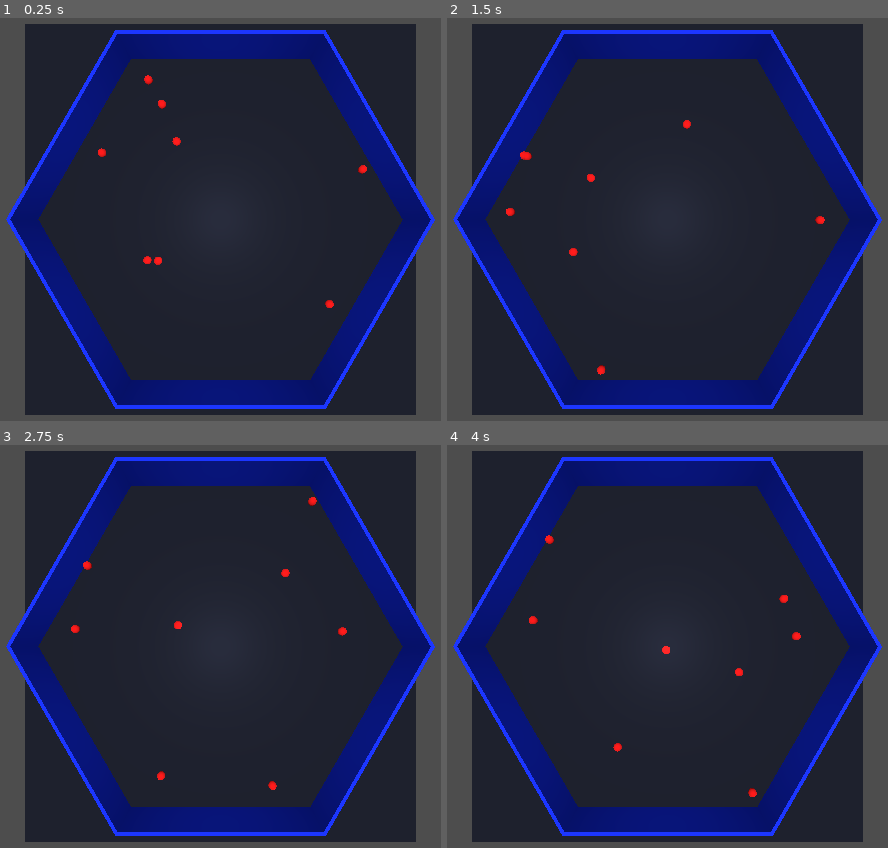
Above: before the commit, frames 1-4 (two rows, left to right).
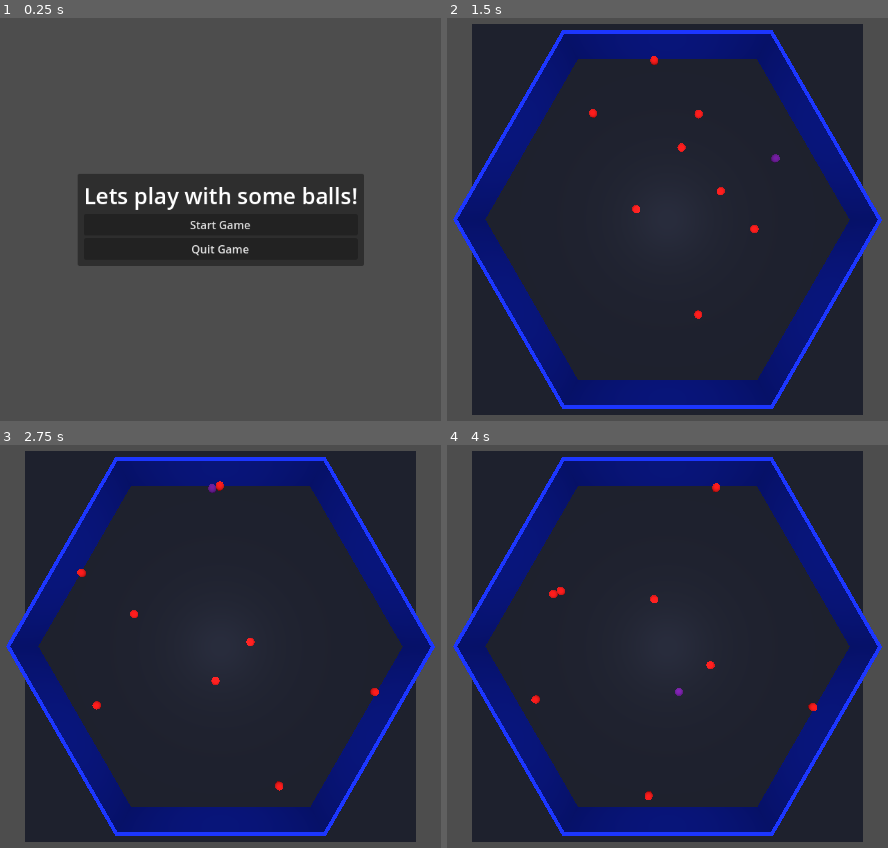
Above: after the commit, the same moments.

Repository: Shahriar-Kariman/ball_escape_game
Game: Godot game, scene res://main_menu.tscn
Same seed, same stepped clock (60 frames per second), same inputs: the game is played once before the commit and once after it. Before the commit the project starts from res://main.tscn.
Inputs (mouse positions are in pixels of both pictures, inside the frame that each line leads up to):
- Up to frame 1 (0.25 s): no input
- Up to frame 2 (1.5 s): click (667, 223) at 0.5 s, where only the run after the commit has a clickable "Start Game"; hold D (right, bound only after the commit) from 1.28 s (still down)
- Up to frame 3 (2.75 s): release D (right, bound only after the commit) at 2.03 s; hold S (down, bound only after the commit) from 2.03 s (still down)
- Up to frame 4 (4 s): release S (down, bound only after the commit) at 2.78 s; hold D (right, bound only after the commit) 2.78-3.53 s; hold W (up, bound only after the commit) from 3.53 s (still down)

The runs differ from the first frame. In frame 1, 74% of the frame differs, in the area x 1-99%, y 1-99%; in frame 2, 0.5%; in frame 3, 0.6%; in frame 4, 0.6%.

Commit message:
Did everything upto the requirments.

Diff:
--- /dev/null
+++ b/CRSpline.gd
@@ -0,0 +1,23 @@
+
+class_name CRSpline
+
+var controlPoints = [Vector3(-10.0, 3.0, -6.0), \
+	Vector3(-8.0, 4.0, -2.0), \
+	Vector3(-6.0, 5.0, 2.0), \
+	Vector3(-4.0, 6.0, 6.0), \
+	Vector3(-6.0, 5.0, 8.0), \
+	Vector3(-8.0, 4.0, 2.0), \
+	Vector3(-10.0, 4.0, -2.0)]
+
+func compute(start, t):
+	var p0 = controlPoints[start - 1]
+	var p1 = controlPoints[start]
+	var p2 = controlPoints[start + 1]
+	var p3 = controlPoints[start + 2]
+
+	var  pos = 0.5 * ((2 * p1) + (-p0 + p2) * t + (2 * p0 - 5 * p1 + 4 * p2 - p3) * t * t + (-p0 + 3 * p1 - 3 * p2 + p3) * t * t * t)
+
+	return pos
+
+func getSize():
+	return controlPoints.size()
--- /dev/null
+++ b/ball.tres
@@ -0,0 +1,7 @@
+[gd_resource type="SphereMesh" load_steps=2 format=3 uid="uid://ds5un8jm40qkv"]
+
+[sub_resource type="StandardMaterial3D" id="StandardMaterial3D_k05qd"]
+albedo_color = Color(1, 0, 0, 1)
+
+[resource]
+material = SubResource("StandardMaterial3D_k05qd")
--- a/ball.tscn
+++ b/ball.tscn
@@ -1,20 +1,15 @@
-[gd_scene load_steps=7 format=3 uid="uid://dtb7hy3hgbl53"]
+[gd_scene load_steps=6 format=3 uid="uid://dtb7hy3hgbl53"]
 
 [ext_resource type="Script" path="res://ball_controller.gd" id="1_e7drf"]
 [ext_resource type="PhysicsMaterial" uid="uid://cxfwwhm2s2j6m" path="res://bounce_mat.tres" id="1_hqvr3"]
+[ext_resource type="SphereMesh" uid="uid://ds5un8jm40qkv" path="res://ball.tres" id="3_deesj"]
 [ext_resource type="AudioStream" uid="uid://v4ms42iqwsun" path="res://mixkit-game-ball-tap-2073.wav" id="3_j1t7s"]
 
 [sub_resource type="SphereShape3D" id="SphereShape3D_u5q3j"]
 
-[sub_resource type="StandardMaterial3D" id="StandardMaterial3D_k05qd"]
-albedo_color = Color(1, 0, 0, 1)
-
-[sub_resource type="SphereMesh" id="SphereMesh_yp7yl"]
-material = SubResource("StandardMaterial3D_k05qd")
-
 [node name="ball" type="RigidBody3D"]
 collision_layer = 2
-collision_mask = 5
+collision_mask = 15
 mass = 0.5
 physics_material_override = ExtResource("1_hqvr3")
 max_contacts_reported = 99999
@@ -27,7 +22,7 @@
 
 [node name="MeshInstance3D" type="MeshInstance3D" parent="."]
 transform = Transform3D(0.25, 0, 0, 0, 0.25, 0, 0, 0, 0.25, 0, 0, 0)
-mesh = SubResource("SphereMesh_yp7yl")
+mesh = ExtResource("3_deesj")
 
 [node name="AudioStreamPlayer" type="AudioStreamPlayer" parent="."]
 stream = ExtResource("3_j1t7s")
--- a/bounce_mat.tres
+++ b/bounce_mat.tres
@@ -1,5 +1,5 @@
 [gd_resource type="PhysicsMaterial" format=3 uid="uid://cxfwwhm2s2j6m"]
 
 [resource]
-friction = 0.5
+friction = 0.3
 bounce = 0.89
--- /dev/null
+++ b/camera_controller.gd
@@ -0,0 +1,38 @@
+extends Node3D
+
+@export var staticCamera : Camera3D
+@export var  followCamera : Camera3D
+@export var  springCamera : Camera3D
+@export var  orbitCamera : Camera3D
+@export var  firstPersonCamera : Camera3D
+@export var  splineCamera : Camera3D
+
+
+enum CameraTypes {Static, follow, spring, orbit, firstPerson, spline}
+@export var choice = CameraTypes.Static
+
+# Called when the node enters the scene tree for the first time.
+func _ready():
+	staticCamera.current = false
+	followCamera.current = false
+	springCamera.current = false
+	orbitCamera.current = false
+	firstPersonCamera.current = false
+	splineCamera.current = false
+
+	if choice == CameraTypes.Static:
+		staticCamera.make_current()
+	if choice == CameraTypes.follow:
+		followCamera.make_current()
+	if choice == CameraTypes.spring:
+		springCamera.make_current()
+	if choice == CameraTypes.orbit:
+		orbitCamera.make_current()
+	if choice == CameraTypes.firstPerson:
+		firstPersonCamera.make_current()
+	if choice == CameraTypes.spline:
+		splineCamera.make_current()
+
+# Called every frame. 'delta' is the elapsed time since the previous frame.
+func _process(delta):
+	pass
--- /dev/null
+++ b/first_person_camera_controller.gd
@@ -0,0 +1,14 @@
+extends Camera3D
+
+@export var target : Node3D
+
+var offset : Vector3
+
+# Called when the node enters the scene tree for the first time.
+func _ready():
+	position = Vector3(0,0.16,0)
+	offset = position - target.position
+
+# Called every frame. 'delta' is the elapsed time since the previous frame.
+func _process(delta):
+	position = target.position + offset
--- /dev/null
+++ b/floor.tres
@@ -0,0 +1,7 @@
+[gd_resource type="BoxMesh" load_steps=2 format=3 uid="uid://5qb2tghm0ci0"]
+
+[sub_resource type="StandardMaterial3D" id="StandardMaterial3D_eumil"]
+albedo_color = Color(0.0392157, 0.0627451, 0.133333, 1)
+
+[resource]
+material = SubResource("StandardMaterial3D_eumil")
--- /dev/null
+++ b/follow_camera_controller.gd
@@ -0,0 +1,13 @@
+extends Camera3D
+
+@export var target : Node3D
+
+var offset : Vector3
+
+# Called when the node enters the scene tree for the first time.
+func _ready():
+	offset = position - target.position
+
+# Called every frame. 'delta' is the elapsed time since the previous frame.
+func _process(delta):
+	position = target.position + offset
--- /dev/null
+++ b/main.gd
@@ -0,0 +1,12 @@
+extends Node3D
+
+var ball_count = 8
+
+# Called when the node enters the scene tree for the first time.
+func _ready():
+	pass # Replace with function body.
+
+# Called every frame. 'delta' is the elapsed time since the previous frame.
+func _process(_delta):
+	if ball_count == 0:
+		Game.GAME_STATE = Game.GAMESTATES.win
--- a/main.tscn
+++ b/main.tscn
@@ -1,13 +1,17 @@
-[gd_scene load_steps=14 format=3 uid="uid://c2dx772rundg8"]
+[gd_scene load_steps=20 format=3 uid="uid://c2dx772rundg8"]
 
 [ext_resource type="PackedScene" uid="uid://dtb7hy3hgbl53" path="res://ball.tscn" id="1_7cn6u"]
 [ext_resource type="PhysicsMaterial" uid="uid://d14cntai86hum" path="res://wall_mat.tres" id="1_kq378"]
-
-[sub_resource type="StandardMaterial3D" id="StandardMaterial3D_dhwsk"]
-albedo_color = Color(0.0235294, 0.180392, 1, 1)
-
-[sub_resource type="BoxMesh" id="BoxMesh_pvgnh"]
-material = SubResource("StandardMaterial3D_dhwsk")
+[ext_resource type="Script" path="res://main.gd" id="1_xm1qk"]
+[ext_resource type="BoxMesh" uid="uid://cutf1pmyrpn5l" path="res://walls_mat.tres" id="2_oqdv1"]
+[ext_resource type="BoxMesh" uid="uid://5qb2tghm0ci0" path="res://floor.tres" id="4_jvnif"]
+[ext_resource type="PackedScene" uid="uid://vj7cknj475bq" path="res://player.tscn" id="5_c3djf"]
+[ext_resource type="Script" path="res://camera_controller.gd" id="6_4foop"]
+[ext_resource type="Script" path="res://follow_camera_controller.gd" id="7_2wrw8"]
+[ext_resource type="Script" path="res://spring_camera_controller.gd" id="7_y57de"]
+[ext_resource type="Script" path="res://orbit_camera_controller.gd" id="9_dnxlg"]
+[ext_resource type="Script" path="res://first_person_camera_controller.gd" id="10_f2i8k"]
+[ext_resource type="Script" path="res://spline_camera_controller.gd" id="11_gjbqk"]
 
 [sub_resource type="BoxShape3D" id="BoxShape3D_lhhao"]
 
@@ -21,50 +25,47 @@
 
 [sub_resource type="BoxShape3D" id="BoxShape3D_r1vw5"]
 
-[sub_resource type="StandardMaterial3D" id="StandardMaterial3D_eumil"]
-albedo_color = Color(0.0392157, 0.0627451, 0.133333, 1)
-
-[sub_resource type="BoxMesh" id="BoxMesh_8mpq8"]
-material = SubResource("StandardMaterial3D_eumil")
-
 [sub_resource type="BoxShape3D" id="BoxShape3D_2npg1"]
 
 [node name="main" type="Node3D"]
+script = ExtResource("1_xm1qk")
 
-[node name="ball_1" parent="." instance=ExtResource("1_7cn6u")]
-transform = Transform3D(1, 0, 0, 0, 1, 0, 0, 0, 1, 1, 0.3, -1)
+[node name="balls" type="Node3D" parent="."]
 
-[node name="ball_2" parent="." instance=ExtResource("1_7cn6u")]
-transform = Transform3D(1, 0, 0, 0, 1, 0, 0, 0, 1, 1, 0.3, 1)
+[node name="ball_1" parent="balls" instance=ExtResource("1_7cn6u")]
+transform = Transform3D(1, 0, 0, 0, 1, 0, 0, 0, 1, 1, 0.160241, -1)
 
-[node name="ball_3" parent="." instance=ExtResource("1_7cn6u")]
-transform = Transform3D(1, 0, 0, 0, 1, 0, 0, 0, 1, -1, 0.3, 1)
+[node name="ball_2" parent="balls" instance=ExtResource("1_7cn6u")]
+transform = Transform3D(1, 0, 0, 0, 1, 0, 0, 0, 1, 1, 0.160241, 1)
 
-[node name="ball_4" parent="." instance=ExtResource("1_7cn6u")]
-transform = Transform3D(1, 0, 0, 0, 1, 0, 0, 0, 1, -1, 0.3, -1)
+[node name="ball_3" parent="balls" instance=ExtResource("1_7cn6u")]
+transform = Transform3D(1, 0, 0, 0, 1, 0, 0, 0, 1, -1, 0.160241, 1)
 
-[node name="ball_5" parent="." instance=ExtResource("1_7cn6u")]
-transform = Transform3D(1, 0, 0, 0, 1, 0, 0, 0, 1, 2, 0.3, 0)
+[node name="ball_4" parent="balls" instance=ExtResource("1_7cn6u")]
+transform = Transform3D(1, 0, 0, 0, 1, 0, 0, 0, 1, -1, 0.160241, -1)
 
-[node name="ball_6" parent="." instance=ExtResource("1_7cn6u")]
-transform = Transform3D(1, 0, 0, 0, 1, 0, 0, 0, 1, 0, 0.3, -2)
+[node name="ball_5" parent="balls" instance=ExtResource("1_7cn6u")]
+transform = Transform3D(1, 0, 0, 0, 1, 0, 0, 0, 1, 2, 0.160241, 0)
 
-[node name="ball_7" parent="." instance=ExtResource("1_7cn6u")]
-transform = Transform3D(1, 0, 0, 0, 1, 0, 0, 0, 1, -2, 0.3, 0)
+[node name="ball_6" parent="balls" instance=ExtResource("1_7cn6u")]
+transform = Transform3D(1, 0, 0, 0, 1, 0, 0, 0, 1, 0, 0.160241, -2)
 
-[node name="ball_8" parent="." instance=ExtResource("1_7cn6u")]
-transform = Transform3D(1, 0, 0, 0, 1, 0, 0, 0, 1, 0, 0.3, 2)
+[node name="ball_7" parent="balls" instance=ExtResource("1_7cn6u")]
+transform = Transform3D(1, 0, 0, 0, 1, 0, 0, 0, 1, -2, 0.160241, 0)
+
+[node name="ball_8" parent="balls" instance=ExtResource("1_7cn6u")]
+transform = Transform3D(1, 0, 0, 0, 1, 0, 0, 0, 1, 0, 0.160241, 2)
 
 [node name="hex" type="Node3D" parent="."]
 transform = Transform3D(1, 0, 0, 0, 1.2, 0, 0, 0, 1, 0, 0, 0)
 
 [node name="wall1" type="MeshInstance3D" parent="hex"]
 transform = Transform3D(5.6, 0, 0, 0, 1, 0, 0, 0, 0.1, 0, 0.5, -5)
-mesh = SubResource("BoxMesh_pvgnh")
+mesh = ExtResource("2_oqdv1")
 
 [node name="wall1" type="StaticBody3D" parent="hex/wall1"]
 collision_layer = 4
-collision_mask = 2
+collision_mask = 10
 physics_material_override = ExtResource("1_kq378")
 
 [node name="CollisionShape3D" type="CollisionShape3D" parent="hex/wall1/wall1"]
@@ -72,11 +73,11 @@
 
 [node name="wall2" type="MeshInstance3D" parent="hex"]
 transform = Transform3D(2.915, 0, 0.0866026, 0, 1, 0, -5.04893, 0, 0.05, -4.225, 0.5, -2.49)
-mesh = SubResource("BoxMesh_pvgnh")
+mesh = ExtResource("2_oqdv1")
 
 [node name="wall3" type="StaticBody3D" parent="hex/wall2"]
 collision_layer = 4
-collision_mask = 2
+collision_mask = 10
 physics_material_override = ExtResource("1_kq378")
 
 [node name="CollisionShape3D" type="CollisionShape3D" parent="hex/wall2/wall3"]
@@ -84,7 +85,7 @@
 
 [node name="wall3" type="MeshInstance3D" parent="hex"]
 transform = Transform3D(2.915, 0, -0.0866026, 0, 1, 0, 5.04893, 0, 0.05, 4.22, 0.5, -2.49)
-mesh = SubResource("BoxMesh_pvgnh")
+mesh = ExtResource("2_oqdv1")
 
 [node name="wall3" type="StaticBody3D" parent="hex/wall3"]
 collision_layer = 4
@@ -96,11 +97,11 @@
 
 [node name="wall4" type="MeshInstance3D" parent="hex"]
 transform = Transform3D(5.6, 0, 0, 0, 1, 0, 0, 0, 0.1, 0, 0.5, 5)
-mesh = SubResource("BoxMesh_pvgnh")
+mesh = ExtResource("2_oqdv1")
 
 [node name="wall4" type="StaticBody3D" parent="hex/wall4"]
 collision_layer = 4
-collision_mask = 2
+collision_mask = 10
 physics_material_override = ExtResource("1_kq378")
 
 [node name="CollisionShape3D" type="CollisionShape3D" parent="hex/wall4/wall4"]
@@ -108,11 +109,11 @@
 
 [node name="wall5" type="MeshInstance3D" parent="hex"]
 transform = Transform3D(2.89921, -0.000351092, 0.0866104, 0.0015877, 1, 2.47382e-05, -5.02341, 0.000113431, 0.0499863, 4.22, 0.5, 2.51)
-mesh = SubResource("BoxMesh_pvgnh")
+mesh = ExtResource("2_oqdv1")
 
 [node name="wall5" type="StaticBody3D" parent="hex/wall5"]
 collision_layer = 4
-collision_mask = 2
+collision_mask = 10
 physics_material_override = ExtResource("1_kq378")
 
 [node name="CollisionShape3D" type="CollisionShape3D" parent="hex/wall5/wall5"]
@@ -120,11 +121,11 @@
 
 [node name="wall6" type="MeshInstance3D" parent="hex"]
 transform = Transform3D(2.915, 0, -0.0866026, 0, 1, 0, 5.04893, 0, 0.05, -4.21, 0.5, 2.51)
-mesh = SubResource("BoxMesh_pvgnh")
+mesh = ExtResource("2_oqdv1")
 
 [node name="wall6" type="StaticBody3D" parent="hex/wall6"]
 collision_layer = 4
-collision_mask = 2
+collision_mask = 10
 physics_material_override = ExtResource("1_kq378")
 
 [node name="CollisionShape3D" type="CollisionShape3D" parent="hex/wall6/wall6"]
@@ -132,16 +133,13 @@
 
 [node name="floor" type="MeshInstance3D" parent="."]
 transform = Transform3D(12, 0, 0, 0, 0.2, 0, 0, 0, 12, 0, -0.1, 0)
-mesh = SubResource("BoxMesh_8mpq8")
+mesh = ExtResource("4_jvnif")
 
 [node name="floor" type="StaticBody3D" parent="floor" groups=["ground"]]
-collision_mask = 2
+collision_mask = 10
 
 [node name="CollisionShape3D" type="CollisionShape3D" parent="floor/floor"]
 shape = SubResource("BoxShape3D_2npg1")
-
-[node name="Camera3D" type="Camera3D" parent="."]
-transform = Transform3D(1, 0, 0, 0, -4.37114e-08, 1, 0, -1, -4.37114e-08, 0, 9, 0)
 
 [node name="DirectionalLight3D" type="DirectionalLight3D" parent="."]
 transform = Transform3D(1, 0, 0, 0, -4.37114e-08, 1, 0, -1, -4.37114e-08, 0, 7, 0)
@@ -149,3 +147,42 @@
 [node name="OmniLight3D" type="OmniLight3D" parent="."]
 transform = Transform3D(1, 0, 0, 0, 1, 0, 0, 0, 1, 0, 1.14616, 0)
 omni_range = 10.927
+
+[node name="player" parent="." instance=ExtResource("5_c3djf")]
+transform = Transform3D(1, 0, 0, 0, 1, 0, 0, 0, 1, 0, 0.16, 0)
+
+[node name="cameras" type="Node3D" parent="." node_paths=PackedStringArray("staticCamera", "followCamera", "springCamera", "orbitCamera", "firstPersonCamera", "splineCamera")]
+script = ExtResource("6_4foop")
+staticCamera = NodePath("StaticCamera")
+followCamera = NodePath("FollowCamera")
+springCamera = NodePath("SpringCamera")
+orbitCamera = NodePath("OrbitCamera")
+firstPersonCamera = NodePath("FirstPersonCamera")
+splineCamera = NodePath("SplineCamera")
+
+[node name="StaticCamera" type="Camera3D" parent="cameras"]
+transform = Transform3D(1, 0, 0, 0, -4.37114e-08, 1, 0, -1, -4.37114e-08, 0, 9, 0)
+
+[node name="FollowCamera" type="Camera3D" parent="cameras" node_paths=PackedStringArray("target")]
+transform = Transform3D(1, 0, 0, 0, 0.707107, 0.707107, 0, -0.707107, 0.707107, 0, 1.02044, 0.8478)
+script = ExtResource("7_2wrw8")
+target = NodePath("../../player")
+
+[node name="SpringCamera" type="Camera3D" parent="cameras" node_paths=PackedStringArray("target")]
+transform = Transform3D(1, 0, 0, 0, 0.707107, 0.707107, 0, -0.707107, 0.707107, 0, 1.02, 0.848)
+script = ExtResource("7_y57de")
+target = NodePath("../../player")
+
+[node name="OrbitCamera" type="Camera3D" parent="cameras" node_paths=PackedStringArray("target")]
+transform = Transform3D(1, 0, 0, 0, -4.37114e-08, 1, 0, -1, -4.37114e-08, 0, 9, 0)
+script = ExtResource("9_dnxlg")
+target = NodePath("../../player")
+
+[node name="FirstPersonCamera" type="Camera3D" parent="cameras" node_paths=PackedStringArray("target")]
+script = ExtResource("10_f2i8k")
+target = NodePath("../../player")
+
+[node name="SplineCamera" type="Camera3D" parent="cameras" node_paths=PackedStringArray("target")]
+transform = Transform3D(1, 0, 0, 0, -4.37114e-08, 1, 0, -1, -4.37114e-08, 0, 9, 0)
+script = ExtResource("11_gjbqk")
+target = NodePath("../../player")
--- /dev/null
+++ b/main_menu.gd
@@ -0,0 +1,24 @@
+extends Control
+class_name Game
+enum GAMESTATES {begin, plaing, win, lose}
+
+static var GAME_STATE = GAMESTATES.begin
+
+func _ready():
+	if GAME_STATE == GAMESTATES.begin:
+		$PanelContainer/MarginContainer/VBoxContainer/Title.text = "Lets play with some balls!"
+	elif GAME_STATE == GAMESTATES.win:
+		$PanelContainer/MarginContainer/VBoxContainer/Title.text = "You Win!!!"
+		$PanelContainer/MarginContainer/VBoxContainer/StartButton.visible = false
+		$PanelContainer/MarginContainer/VBoxContainer/QuitGame.visible = false
+	elif GAME_STATE == GAMESTATES.lose:
+		$PanelContainer/MarginContainer/VBoxContainer/Title.text = "You Lose!!!"
+		$PanelContainer/MarginContainer/VBoxContainer/StartButton.visible = false
+		$PanelContainer/MarginContainer/VBoxContainer/QuitGame.visible = false
+#for starting
+func _on_start_pressed():
+	get_tree().change_scene_to_file("res://main.tscn")
+
+#for quitting
+func _on_quit_pressed():
+	get_tree().quit()
--- /dev/null
+++ b/main_menu.tscn
@@ -0,0 +1,55 @@
+[gd_scene load_steps=3 format=3 uid="uid://dv81vm4wxjjrp"]
+
+[ext_resource type="Script" path="res://main_menu.gd" id="1_4xsei"]
+
+[sub_resource type="LabelSettings" id="LabelSettings_ssp2y"]
+font_size = 32
+
+[node name="mainMenu" type="Control"]
+layout_mode = 3
+anchors_preset = 15
+anchor_right = 1.0
+anchor_bottom = 1.0
+grow_horizontal = 2
+grow_vertical = 2
+script = ExtResource("1_4xsei")
+
+[node name="PanelContainer" type="PanelContainer" parent="."]
+layout_mode = 1
+anchors_preset = 15
+anchor_right = 1.0
+anchor_bottom = 1.0
+offset_left = 556.0
+offset_top = 304.0
+offset_right = -556.0
+offset_bottom = -304.0
+grow_horizontal = 2
+grow_vertical = 2
+
+[node name="MarginContainer" type="MarginContainer" parent="PanelContainer"]
+layout_mode = 2
+theme_override_constants/margin_left = 9
+theme_override_constants/margin_top = 9
+theme_override_constants/margin_right = 9
+theme_override_constants/margin_bottom = 9
+
+[node name="VBoxContainer" type="VBoxContainer" parent="PanelContainer/MarginContainer"]
+layout_mode = 2
+alignment = 1
+metadata/_edit_use_anchors_ = true
+
+[node name="Title" type="Label" parent="PanelContainer/MarginContainer/VBoxContainer"]
+layout_mode = 2
+text = "Lets play with some balls!"
+label_settings = SubResource("LabelSettings_ssp2y")
+
+[node name="StartButton" type="Button" parent="PanelContainer/MarginContainer/VBoxContainer"]
+layout_mode = 2
+text = "Start Game"
+
+[node name="QuitGame" type="Button" parent="PanelContainer/MarginContainer/VBoxContainer"]
+layout_mode = 2
+text = "Quit Game"
+
+[connection signal="pressed" from="PanelContainer/MarginContainer/VBoxContainer/StartButton" to="." method="_on_start_pressed"]
+[connection signal="pressed" from="PanelContainer/MarginContainer/VBoxContainer/QuitGame" to="." method="_on_quit_pressed"]
--- /dev/null
+++ b/orbit_camera_controller.gd
@@ -0,0 +1,17 @@
+extends Camera3D
+
+@export var target : Node3D
+var speed = PI/8
+var offset
+var angle = 0
+
+# Called when the node enters the scene tree for the first time.
+func _ready():
+	offset = position - target.position
+
+# Called every frame. 'delta' is the elapsed time since the previous frame.
+func _process(delta):
+	angle+= speed*delta
+	position = offset.rotated(Vector3.UP, angle) + target.position
+	angle = fmod(angle, 2*PI)
+	look_at(target.position, Vector3.UP)
--- /dev/null
+++ b/player.gd
@@ -0,0 +1,25 @@
+extends RigidBody3D
+
+@export var speed: int = 24
+
+# Called when the node enters the scene tree for the first time.
+func _ready():
+	continuous_cd = true
+	apply_impulse(Vector3(0,0,1)*speed)
+
+# Called every frame. 'delta' is the elapsed time since the previous frame.
+func _process(delta):
+	pass
+
+func _physics_process(delta):
+	var forceDirection = Vector3(0,0,0)
+	if Input.is_action_just_pressed("up"):
+		forceDirection.z-=1
+	if Input.is_action_just_pressed("down"):
+		forceDirection.z+=1
+	if Input.is_action_just_pressed("right"):
+		forceDirection.x+=1
+	if Input.is_action_just_pressed("left"):
+		forceDirection.x-=1
+	# initial push onto the ball in the forceDirection with forcePower
+	apply_impulse(forceDirection*speed)
--- /dev/null
+++ b/player.tres
@@ -0,0 +1,7 @@
+[gd_resource type="SphereMesh" load_steps=2 format=3 uid="uid://d4l5dmjughyxo"]
+
+[sub_resource type="StandardMaterial3D" id="StandardMaterial3D_mljg2"]
+albedo_color = Color(0.431373, 0.0313726, 0.615686, 1)
+
+[resource]
+material = SubResource("StandardMaterial3D_mljg2")
--- /dev/null
+++ b/player.tscn
@@ -0,0 +1,21 @@
+[gd_scene load_steps=5 format=3 uid="uid://vj7cknj475bq"]
+
+[ext_resource type="PhysicsMaterial" uid="uid://cxfwwhm2s2j6m" path="res://bounce_mat.tres" id="1_dvxwg"]
+[ext_resource type="Script" path="res://player.gd" id="1_g0871"]
+[ext_resource type="SphereMesh" uid="uid://d4l5dmjughyxo" path="res://player.tres" id="2_6xnx7"]
+
+[sub_resource type="SphereShape3D" id="SphereShape3D_nvnqx"]
+
+[node name="player" type="RigidBody3D"]
+collision_layer = 8
+collision_mask = 15
+physics_material_override = ExtResource("1_dvxwg")
+script = ExtResource("1_g0871")
+
+[node name="CollisionShape3D" type="CollisionShape3D" parent="."]
+transform = Transform3D(0.25, 0, 0, 0, 0.25, 0, 0, 0, 0.25, 0, 0, 0)
+shape = SubResource("SphereShape3D_nvnqx")
+
+[node name="MeshInstance3D" type="MeshInstance3D" parent="."]
+transform = Transform3D(0.25, 0, 0, 0, 0.25, 0, 0, 0, 0.25, 0, 0, 0)
+mesh = ExtResource("2_6xnx7")
--- a/project.godot
+++ b/project.godot
@@ -11,12 +11,40 @@
 [application]
 
 config/name="Ball Escape"
-run/main_scene="res://main.tscn"
+run/main_scene="res://main_menu.tscn"
 config/features=PackedStringArray("4.2", "Forward Plus")
 config/icon="res://icon.svg"
+
+[input]
+
+up={
+"deadzone": 0.5,
+"events": [Object(InputEventKey,"resource_local_to_scene":false,"resource_name":"","device":-1,"window_id":0,"alt_pressed":false,"shift_pressed":false,"ctrl_pressed":false,"meta_pressed":false,"pressed":false,"keycode":0,"physical_keycode":87,"key_label":0,"unicode":119,"echo":false,"script":null)
+, Object(InputEventKey,"resource_local_to_scene":false,"resource_name":"","device":-1,"window_id":0,"alt_pressed":false,"shift_pressed":false,"ctrl_pressed":false,"meta_pressed":false,"pressed":false,"keycode":0,"physical_keycode":4194320,"key_label":0,"unicode":0,"echo":false,"script":null)
+]
+}
+down={
+"deadzone": 0.5,
+"events": [Object(InputEventKey,"resource_local_to_scene":false,"resource_name":"","device":-1,"window_id":0,"alt_pressed":false,"shift_pressed":false,"ctrl_pressed":false,"meta_pressed":false,"pressed":false,"keycode":0,"physical_keycode":83,"key_label":0,"unicode":115,"echo":false,"script":null)
+, Object(InputEventKey,"resource_local_to_scene":false,"resource_name":"","device":-1,"window_id":0,"alt_pressed":false,"shift_pressed":false,"ctrl_pressed":false,"meta_pressed":false,"pressed":false,"keycode":0,"physical_keycode":4194322,"key_label":0,"unicode":0,"echo":false,"script":null)
+]
+}
+right={
+"deadzone": 0.5,
+"events": [Object(InputEventKey,"resource_local_to_scene":false,"resource_name":"","device":-1,"window_id":0,"alt_pressed":false,"shift_pressed":false,"ctrl_pressed":false,"meta_pressed":false,"pressed":false,"keycode":0,"physical_keycode":68,"key_label":0,"unicode":100,"echo":false,"script":null)
+, Object(InputEventKey,"resource_local_to_scene":false,"resource_name":"","device":-1,"window_id":0,"alt_pressed":false,"shift_pressed":false,"ctrl_pressed":false,"meta_pressed":false,"pressed":false,"keycode":0,"physical_keycode":4194321,"key_label":0,"unicode":0,"echo":false,"script":null)
+]
+}
+left={
+"deadzone": 0.5,
+"events": [Object(InputEventKey,"resource_local_to_scene":false,"resource_name":"","device":-1,"window_id":0,"alt_pressed":false,"shift_pressed":false,"ctrl_pressed":false,"meta_pressed":false,"pressed":false,"keycode":0,"physical_keycode":65,"key_label":0,"unicode":97,"echo":false,"script":null)
+, Object(InputEventKey,"resource_local_to_scene":false,"resource_name":"","device":-1,"window_id":0,"alt_pressed":false,"shift_pressed":false,"ctrl_pressed":false,"meta_pressed":false,"pressed":false,"keycode":0,"physical_keycode":4194319,"key_label":0,"unicode":0,"echo":false,"script":null)
+]
+}
 
 [layer_names]
 
 3d_physics/layer_1="ground"
 3d_physics/layer_2="ball"
 3d_physics/layer_3="wall"
+3d_physics/layer_4="player"
--- /dev/null
+++ b/spline_camera_controller.gd
@@ -0,0 +1,22 @@
+extends Camera3D
+
+@export var target : Node3D
+
+var path = CRSpline.new()
+
+var index = 1
+var t = 0.01
+var speed = 3
+
+func _process(delta):
+	t += speed * delta
+	if t >= 1.0:
+		index += 1
+		t = t - 1.0
+
+	if (index + 2 < path.getSize ()):
+		position = path.compute(index, t)
+	else:
+		index = 1;
+
+	look_at(target.position)
--- /dev/null
+++ b/spring_camera_controller.gd
@@ -0,0 +1,25 @@
+extends Camera3D
+
+@export var target : Node3D
+var springConstant = 72
+var dampConstant
+
+var offset
+var actualPosition
+var velocity
+
+# Called when the node enters the scene tree for the first time.
+func _ready():
+	dampConstant = 2.0 * sqrt(springConstant)
+	offset = position - target.position
+	actualPosition = position
+	velocity = Vector3.ZERO
+
+# Called every frame. 'delta' is the elapsed time since the previous frame.
+func _process(delta):
+	var idealPosition = target.position + offset
+	var displacement = actualPosition - idealPosition
+	var springAccel = (-springConstant * displacement) - (dampConstant * velocity)
+	velocity += springAccel * delta
+	actualPosition += velocity * delta
+	position = actualPosition
--- /dev/null
+++ b/walls_mat.tres
@@ -0,0 +1,7 @@
+[gd_resource type="BoxMesh" load_steps=2 format=3 uid="uid://cutf1pmyrpn5l"]
+
+[sub_resource type="StandardMaterial3D" id="StandardMaterial3D_dhwsk"]
+albedo_color = Color(0.0235294, 0.180392, 1, 1)
+
+[resource]
+material = SubResource("StandardMaterial3D_dhwsk")
